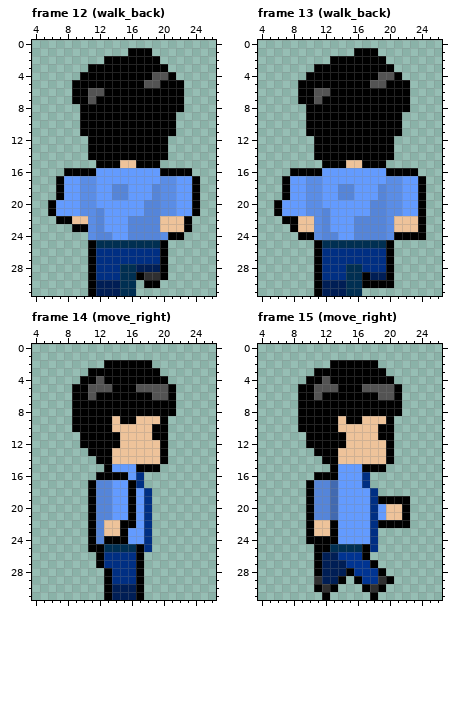
Pixel-art file -- Art/Aseprite/Dongwoo.aseprite. Above is the file before it was changed.
32x32 pixels, 23 frames. Colours within 5 levels of each other are drawn and written as one. Shown: frame 12 (walk_back): x 4..26, y 0..31; frame 13 (walk_back): x 4..26, y 0..31; frame 14 (move_right): x 4..26, y 0..31; frame 15 (move_right): x 4..26, y 0..31. The commit also changed other frames, which this record leaves out.
After:
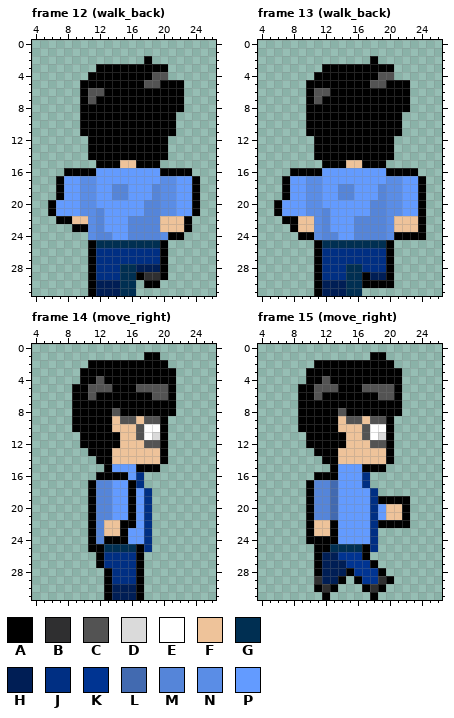
Palette (. is transparent): A #000000  B #2f2f30  C #535353  D #dadada  E #ffffff  F #eec39a  G #002f52  H #001e55  J #002f83  K #003492  L #426ab0  M #5585d9  N #5a8de6  P #639bff
Edits made:
Changed rows in their new state; - is an unchanged pixel.
Frame 12 (walk_back):
first column x 9:
 1 -------...---
 2 ----.....-.--
 3 --.----------
 4 -.----------.
 5 .------------
 6 .------------
 7 .------------
Frame 13 (walk_back): the same change as frame 12 (walk_back)
Frame 14 (move_right):
first column x 10:
 1 --------AA--
 2 -AA------AA-
 3 A---------AA
 4 -----------A
first column x 14:
 8 C-----
 9 -CC-CC
10 ---CEE
11 ---CED
12 ----CC
Frame 15 (move_right): the same change as frame 14 (move_right)
Where, in picture pixels (left, top, right, bottom), the same in both pictures:
erased: (72, 48, 176, 104)
erased: (298, 48, 402, 104)
changed: (80, 352, 176, 448)
changed: (306, 352, 402, 448)
